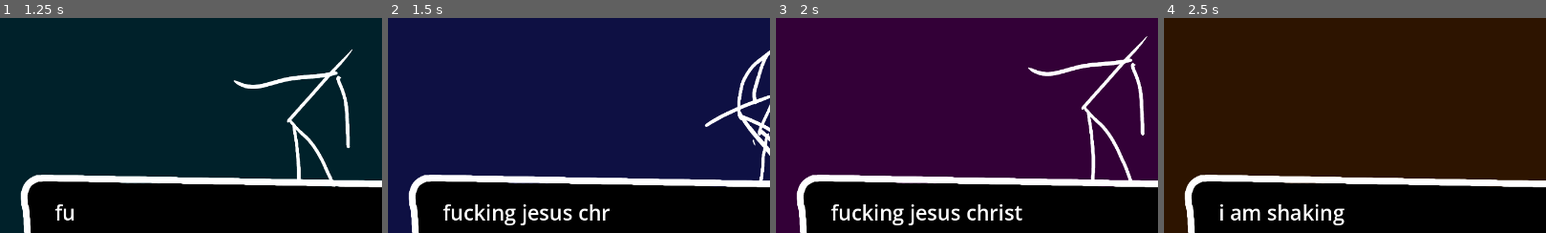
Above: before the commit, frames 1-4 (left to right).
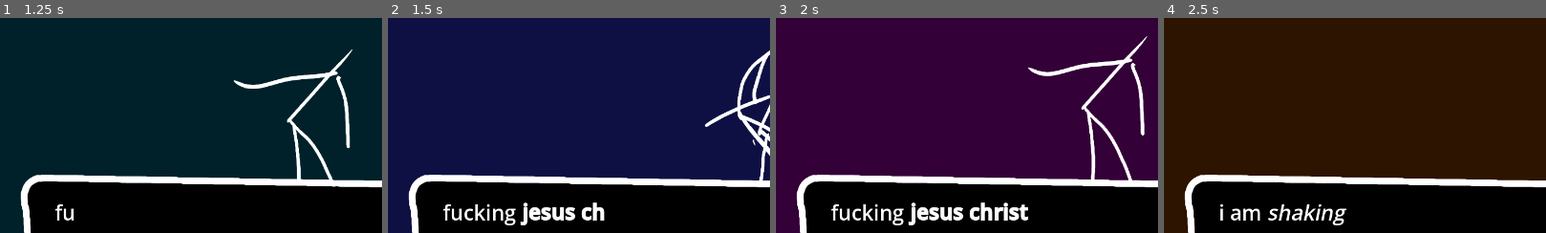
Above: after the commit, the same moments.

Repository: MarmadileManteater/Anxiety-Game
Game: Godot game, scene res://scenes/global/global.tscn
Same seed, same stepped clock (60 frames per second), same inputs: the game is played once before the commit and once after it.
Inputs (mouse positions are % of the whole screen's width and height, from its top left):
- Up to frame 1 (1.25 s): click (50, 50) at 0.5 s
- Up to frame 2 (1.5 s): click (50, 50) at 1.25 s
- Up to frame 3 (2 s): no input
- Up to frame 4 (2.5 s): click (50, 50) at 2 s
The pictures show only the part of the screen within x 0-50%, y 28-78%; the shares and areas given below are measured in that part.

Frame 1 is identical in both runs. In frame 2, 1.1% of the frame differs, in the area x 34-59%, y 85-97%; in frame 3, 1.5%, in the area x 34-66%, y 85-97%; in frame 4, 0.8%.

Commit message:
Add bbcode support to text scroll

Diff:
--- a/project/scenes/global/global.tscn
+++ b/project/scenes/global/global.tscn
@@ -217,7 +217,7 @@
 [node name="TextBox" type="Node2D" parent="." unique_id=1489858441]
 position = Vector2(686, 617)
 script = ExtResource("2_g0msn")
-text = PackedStringArray("fucking jesus christ", "i am shaking", "why am i like this", "i ASKED for this", "i WANTED to be here", "Come on, babe!\\nI wanna check this place out before the show starts!", ". . . ", "I can do this.")
+text = PackedStringArray("fucking [b]jesus christ[/b]", "i am [i]shaking[/i]", "why am i like this", "i ASKED for this", "i WANTED to be here", "Come on, babe!\\nI wanna check this place out before the show starts!", ". . . ", "[color=#bbbbbb]I can do this.[/color]")
 
 [node name="Sprite" type="AnimatedSprite2D" parent="TextBox" unique_id=997724902]
 visible = false
--- a/project/scenes/global/text_box.gd
+++ b/project/scenes/global/text_box.gd
@@ -74,6 +74,9 @@
 	typewriter_interval = Helpers.set_interval(
 		func ():
 			var string_part = current_line.substr(0, 1)
+			if string_part.contains("["):
+				while not string_part.ends_with("]"):
+					string_part += current_line.substr(string_part.length(), 1)
 			current_line = current_line.substr(string_part.length())
 			label.text += string_part
 			if current_line.length() == 0:
